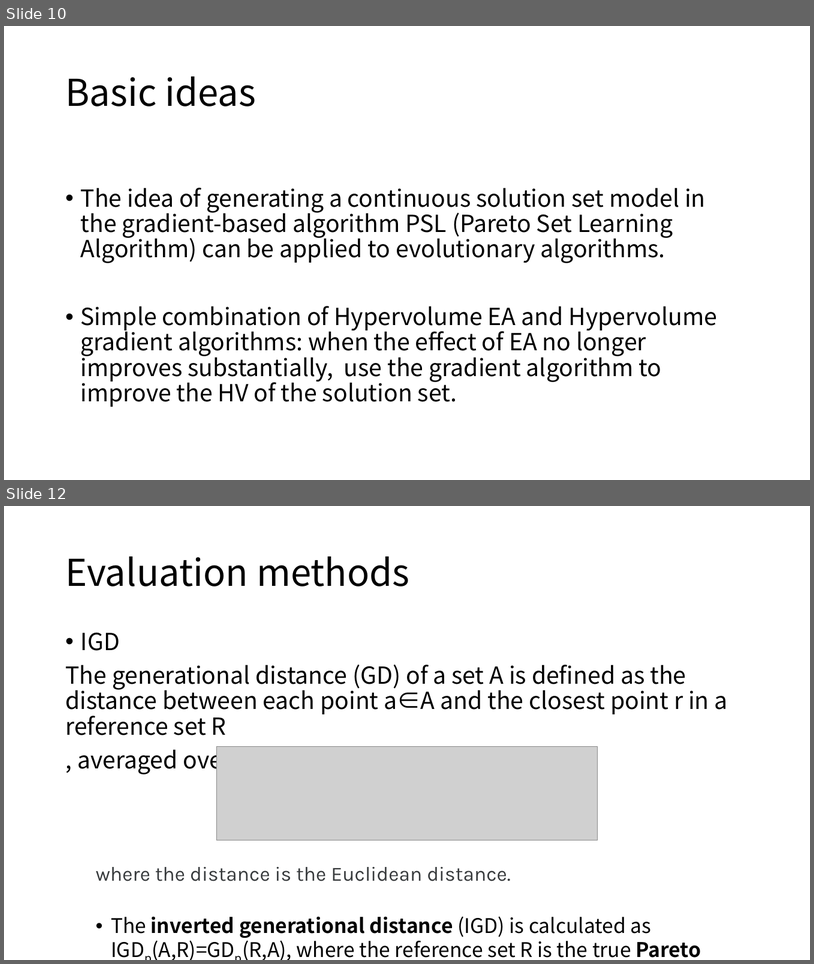
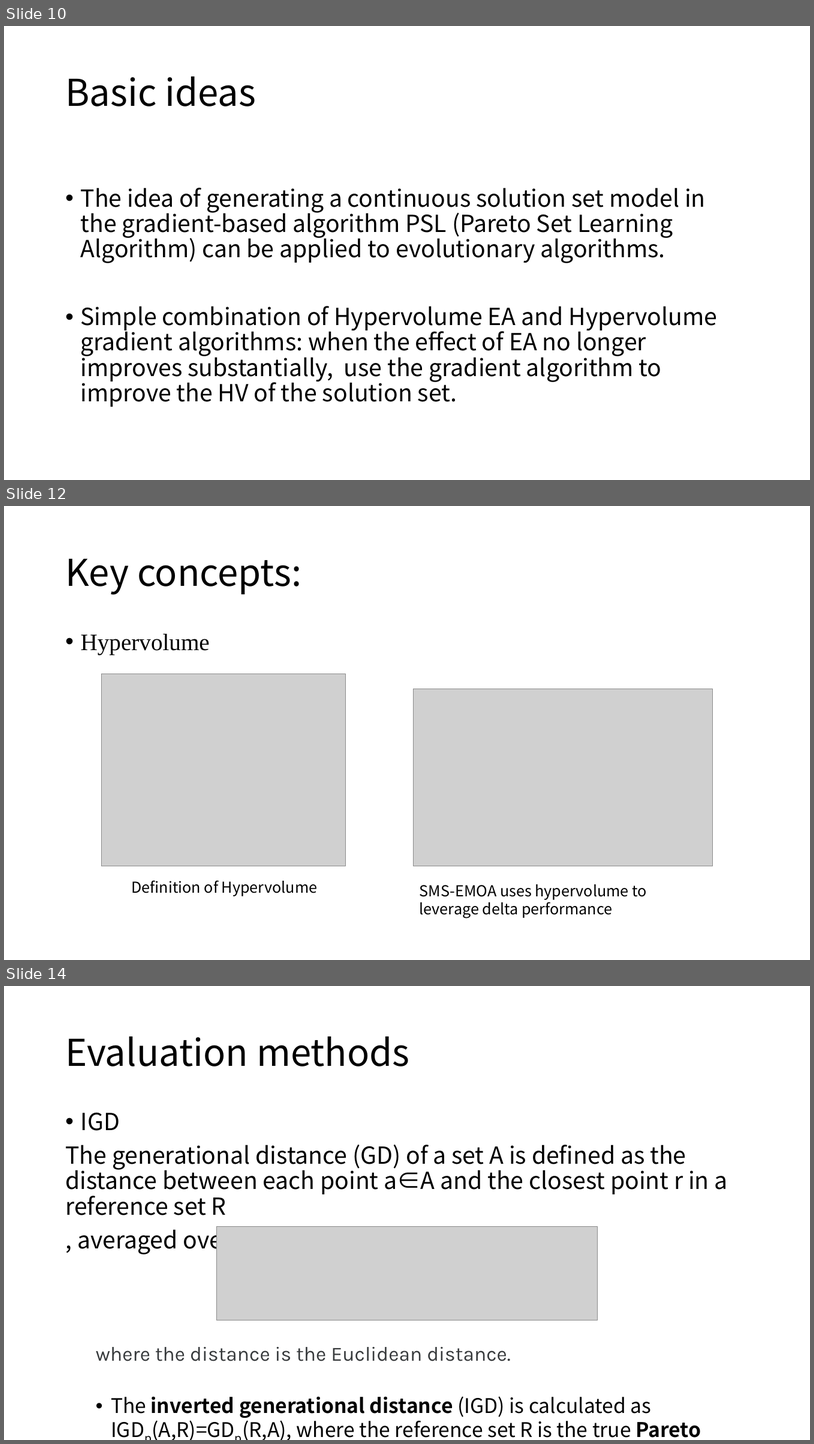
Before and after one commit to Nore-i/GP-Hybrid, a slide deck: presentation-first.pptx. Shown one above the other, each under a label of ours: slides 10 and 12 before the commit, slides 10, 12 and 14 after it; the slides between them are not shown. The pictures are 814x964 and 814x1444 pixels, drawn with LibreOffice and Linux fonts; fonts in the diff are those of the drawing; grey boxes stand for pictures. Boxes give left, top, right and bottom in pixels: in the first picture for what was removed or moved away, otherwise in the second. Text is boxed around its words. In the diff, an @@ line names an element or a change of style, - is before the commit and + after.

```diff
--- a/presentation-first.pptx
+++ b/presentation-first.pptx
@@ slide 12 added at box(4, 506, 810, 960), background #FFFFFF @@
@@ title added at box(65, 559, 302, 595), 44 pt, text #000000 @@
+Key concepts:
@@ text added at box(81, 633, 210, 654), 28 pt, text #000000 @@
+• Hypervolume
@@ picture added at box(101, 673, 346, 866) @@
@@ picture added at box(414, 688, 713, 866) @@
@@ text added at box(131, 880, 318, 896), 18 pt, text #000000 @@
+Definition of Hypervolume
@@ text added at box(420, 884, 647, 918), 18 pt, text #000000 @@
+SMS-EMOA uses hypervolume to leverage delta performance
@@ what was slide 12 is now slide 14 @@
```
Also in this commit, not shown: 2 slides changed, 2 other slides added, 10 other files.
